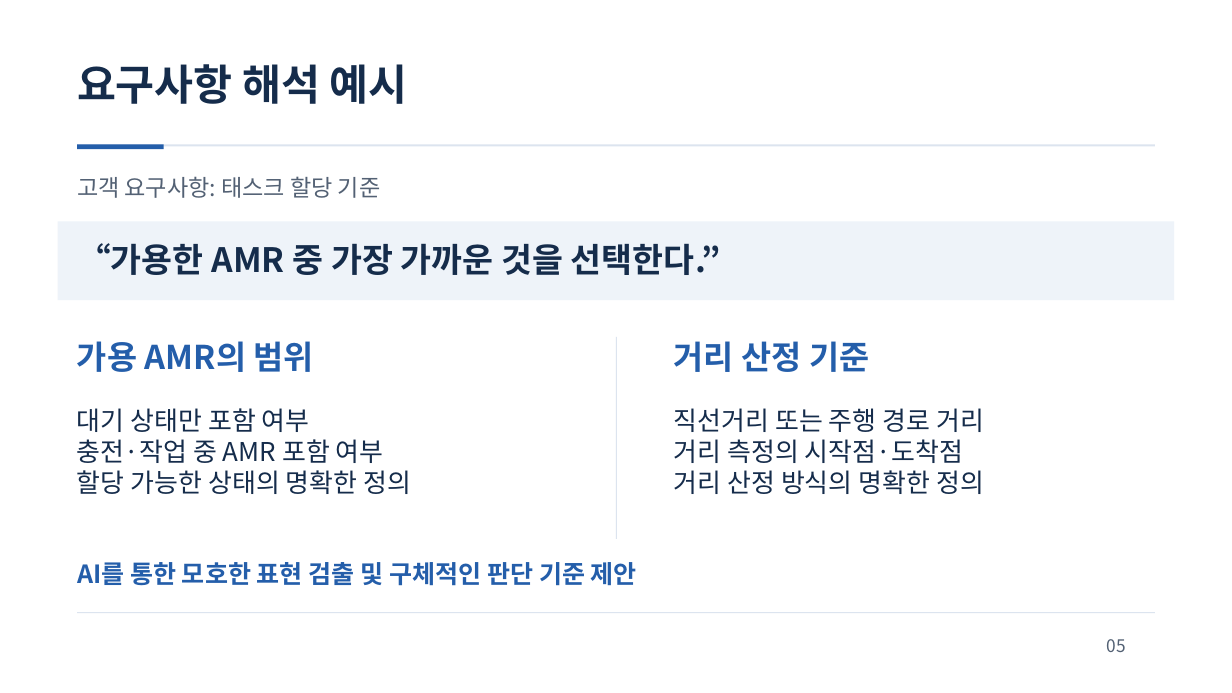
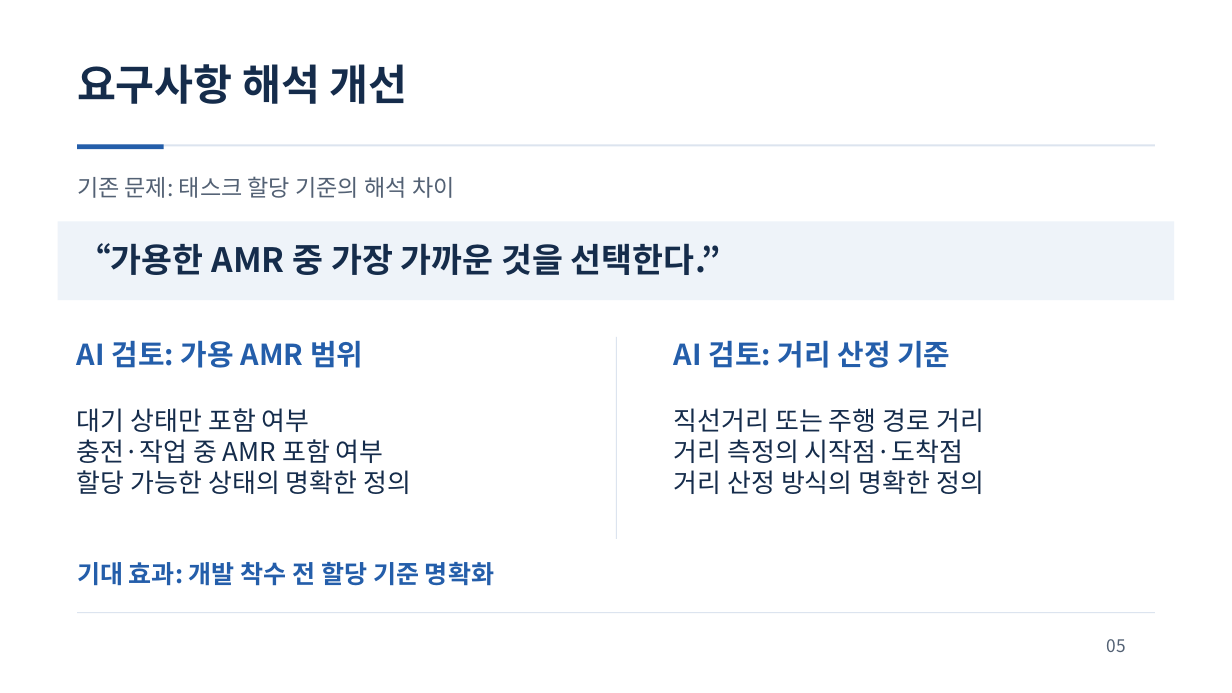
Before and after one commit to jihunhan98/semes-superrookie, a slide deck: slide 5 of docs/presentations/ReqOps_SuperRookie.pptx. Drawn at 1232x693 pixels with LibreOffice and Linux fonts; fonts in the diff are those of the drawing. Boxes give left, top, right and bottom in pixels: in the first picture for what was removed or moved away, otherwise in the second. Text is boxed around its words. In the diff, an @@ line names an element or a change of style, - is before the commit and + after.

```diff
--- a/docs/presentations/ReqOps_SuperRookie.pptx
+++ b/docs/presentations/ReqOps_SuperRookie.pptx
@@ text at [77,64,408,104]: text changed @@
-요구사항 해석 예시
+요구사항 해석 개선
@@ text at [77,176,455,198]: text changed @@
-고객 요구사항: 태스크 할당 기준
+기존 문제: 태스크 할당 기준의 해석 차이
@@ text at [77,340,363,368]: text changed; size 25.5 to 22.5 pt @@
-가용 AMR의 범위
+AI 검토: 가용 AMR 범위
@@ text at [674,340,950,368]: text changed; size 25.5 to 22.5 pt @@
-거리 산정 기준
+AI 검토: 거리 산정 기준
@@ text at [77,562,494,586]: text changed @@
-AI를 통한 모호한 표현 검출 및 구체적인 판단 기준 제안
+기대 효과: 개발 착수 전 할당 기준 명확화
```
Also in this commit, not shown: 6 other slides changed, 1 slide added, 1 slide removed.
